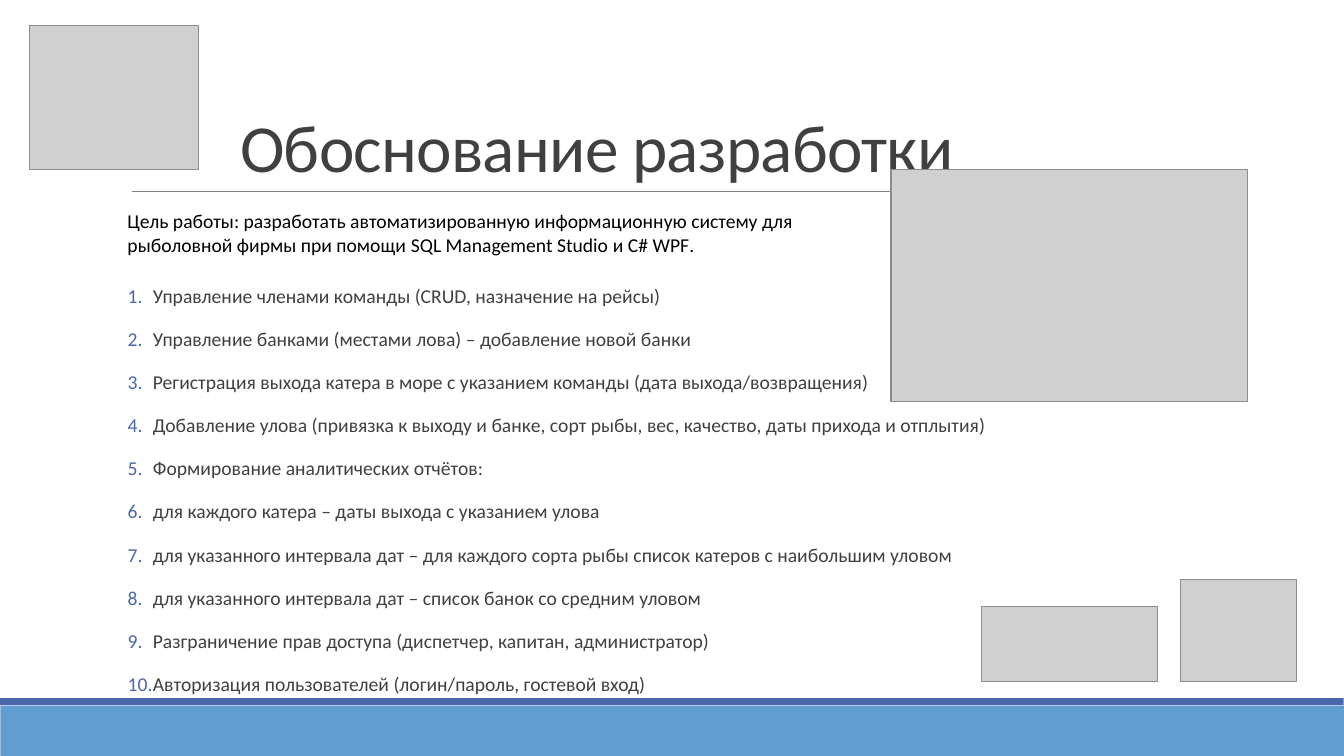
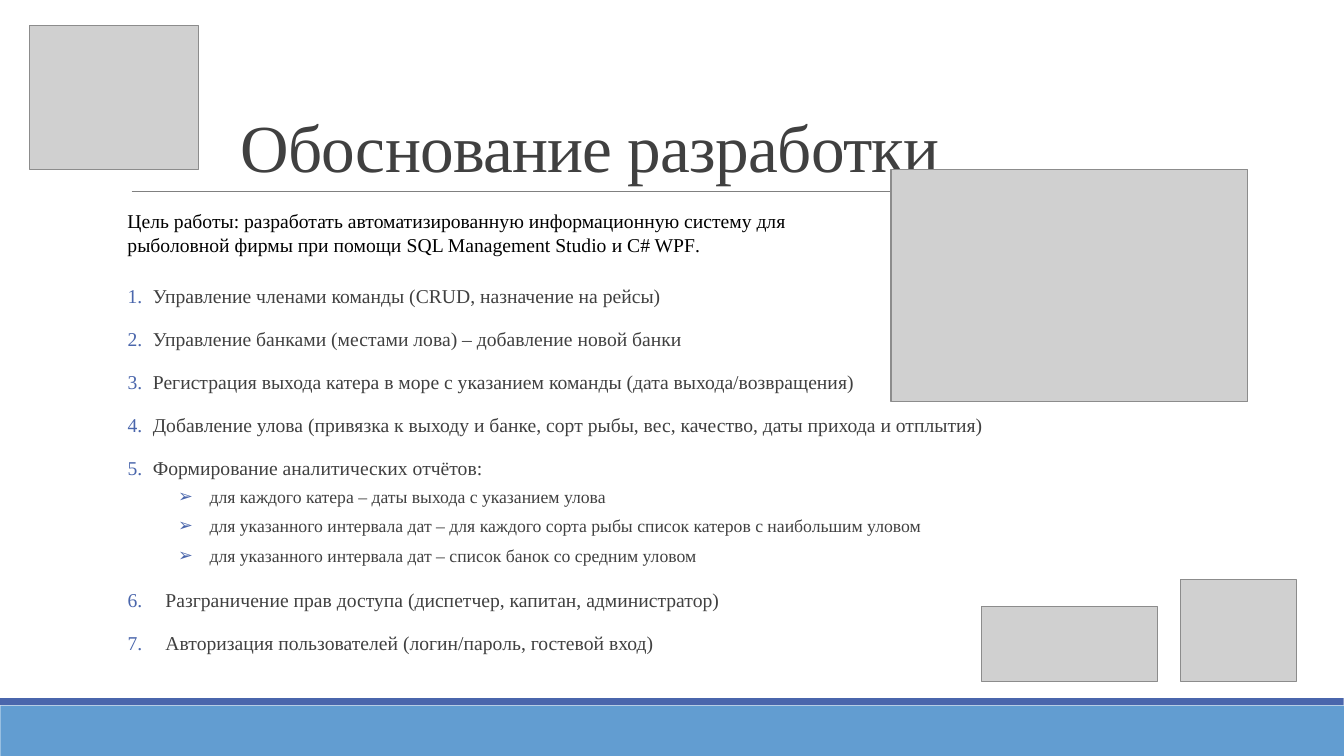
Before and after one commit to Assasin164th/Kursach, a slide deck: slide 2 of Готовое/Шаблон 01.01.pptx. Drawn at 1344x756 pixels with LibreOffice and Linux fonts; fonts in the diff are those of the drawing; grey boxes stand for pictures. Boxes give left, top, right and bottom in pixels: in the first picture for what was removed or moved away, otherwise in the second. Text is boxed around its words. In the diff, an @@ line names an element or a change of style, - is before the commit and + after.

```diff
--- a/Готовое/Шаблон 01.01.pptx
+++ b/Готовое/Шаблон 01.01.pptx
@@ title "Обоснование разработки" at box(240, 124, 940, 185): font Calibri to Times New Roman @@
@@ text "Цель работы: разработать автоматизированную информационную ..." at box(127, 214, 786, 257): font Calibri to Times New Roman @@
@@ text "Управление членами команды (CRUD, назначение ..." at box(153, 289, 982, 654): font Calibri to Times New Roman; size 14 to 12.6 pt in "для каждого катера – даты выхода с ...", "для указанного интервала дат – для каждого ...", "для указанного интервала дат – список банок ..."; bullet 1. to ➢; list level 1 to 2 in "для каждого катера – даты ..."; list level 1 to 2 in "для указанного интервала дат – ..."; indent changed @@
```
Also in this commit, not shown: 14 other slides changed, 2 slides added, 3 other files.
